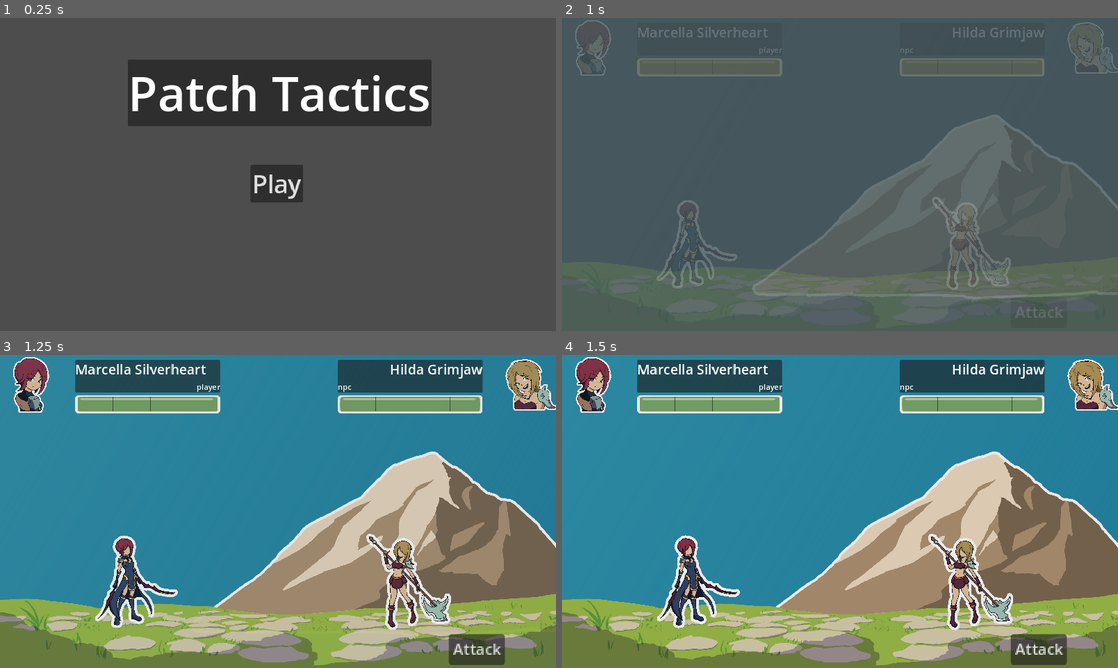
Above: before the commit, frames 1-4 (two rows, left to right).
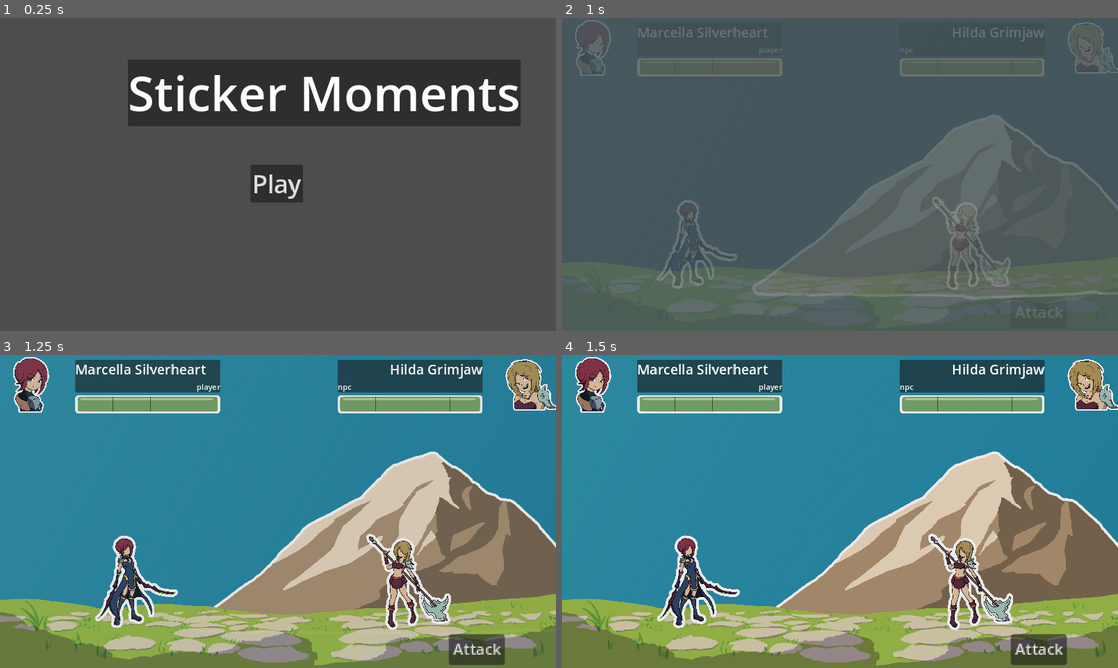
Above: after the commit, the same moments.

Repository: MajorZiploc/sticker_book_moments
Game: Godot game, scene res://title_scene.tscn
Two runs of this game, one before a commit and one after it. Both use one fixed random seed, a clock stepped at 60 frames per second and the inputs below.
Inputs (mouse positions are in pixels of both pictures, inside the frame that each line leads up to):
- Up to frame 1 (0.25 s): no input
- Up to frame 2 (1 s): click "Play" at 0.5 s
- Up to frame 3 (1.25 s): no input
- Up to frame 4 (1.5 s): tap Enter (ui_accept) at 1.25 s; move the mouse to (962, 495) at 1.27 s; hold D (right) from 1.28 s (still down); hold F from 1.28 s (still down); click (962, 495) at 1.42 s

The runs differ from the first frame. In frame 1, 6.2% of the frame differs, in the area x 23-94%, y 13-35%; in frame 2, nothing differs; in frame 3, nothing differs; in frame 4, nothing differs.

Commit message:
rn proj to Sticker Moments

Diff:
--- a/project.godot
+++ b/project.godot
@@ -10,7 +10,7 @@
 
 [application]
 
-config/name="patch_tactics"
+config/name="sticker_moments"
 run/main_scene="res://title_scene.tscn"
 config/features=PackedStringArray("4.2", "Mobile")
 config/icon="res://icon.svg"
--- a/title_scene.tscn
+++ b/title_scene.tscn
@@ -46,7 +46,7 @@
 [node name="label" type="Label" parent="ui_root/ui/title/panel"]
 layout_mode = 2
 theme_override_font_sizes/font_size = 100
-text = "Patch Tactics"
+text = "Sticker Moments"
 
 [node name="play" type="Control" parent="ui_root/ui"]
 layout_mode = 1
Not shown, changed: README.md
Not shown, changed: design/notes.md
